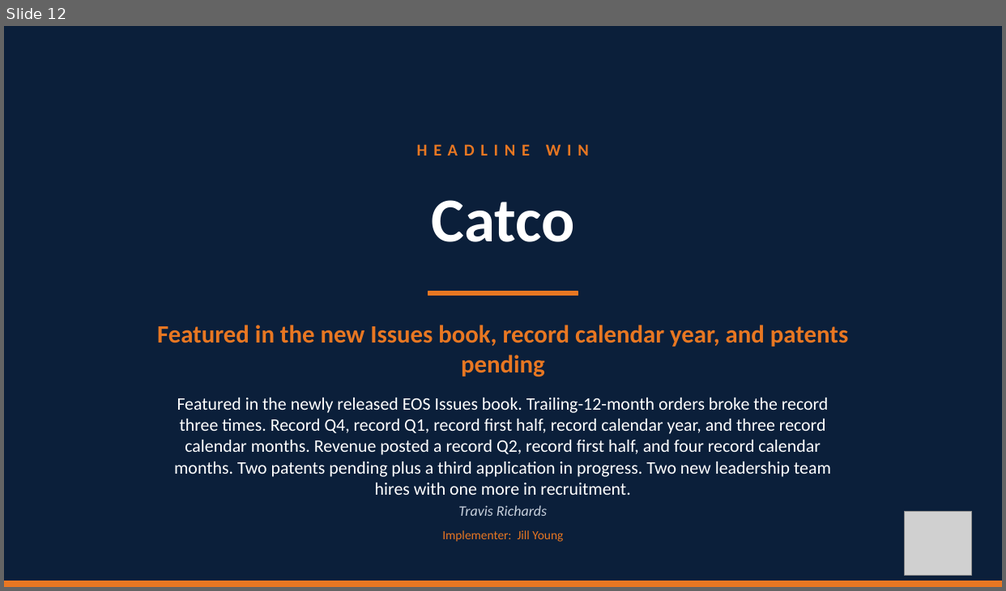
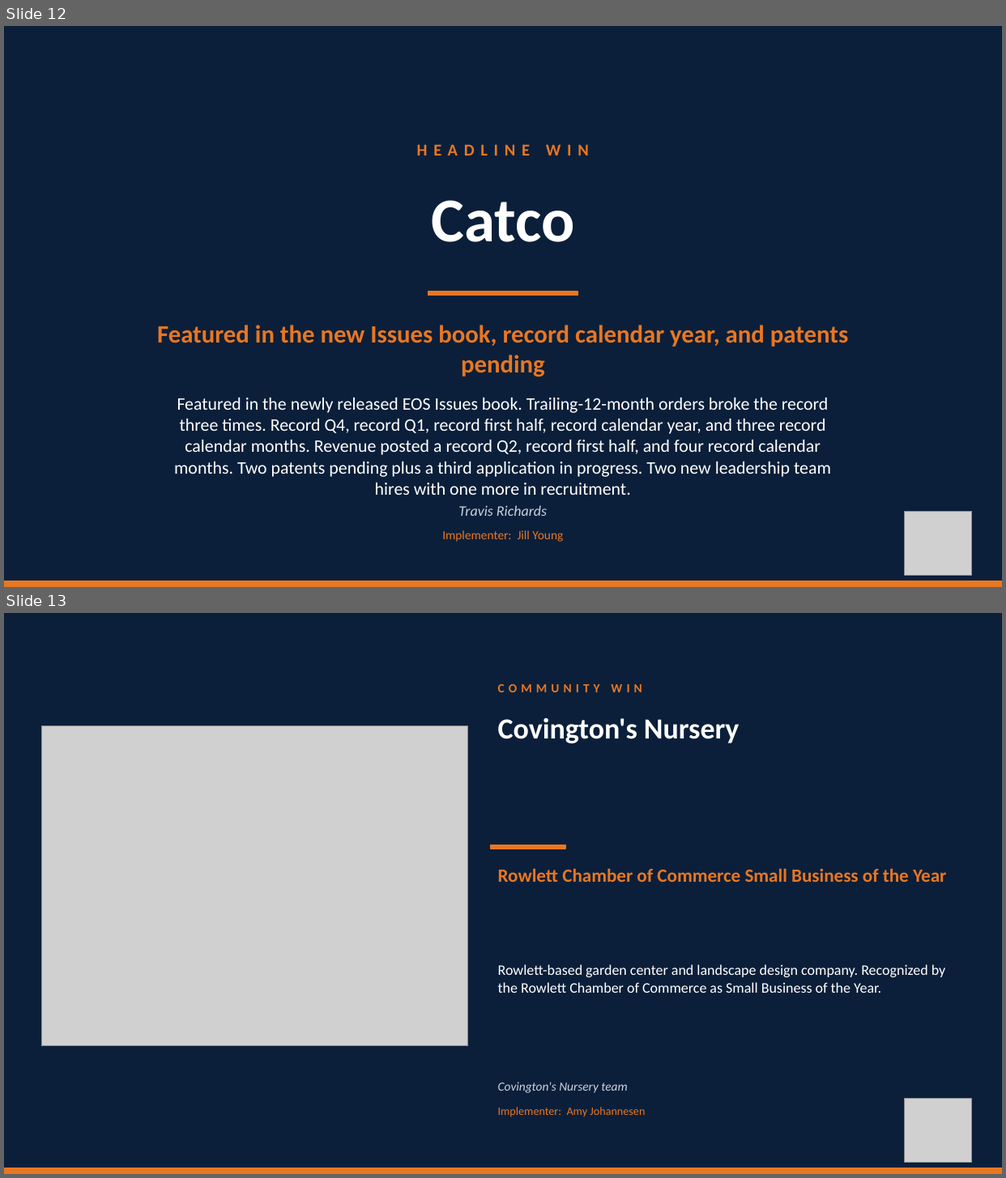
Before and after one commit to TicoRicoRay/wroe-dallas-2026, a slide deck: deliverables/celebrations-loop/Celebrations-Loop.pptx. Shown one above the other, each under a label of ours: slide 12 before the commit, slides 12 and 13 after it. The pictures are 1006x591 and 1006x1178 pixels, drawn with LibreOffice and Linux fonts; fonts in the diff are those of the drawing; grey boxes stand for pictures. Boxes give left, top, right and bottom in pixels: in the first picture for what was removed or moved away, otherwise in the second. Text is boxed around its words. In the diff, an @@ line names an element or a change of style, - is before the commit and + after.

Commit message:
celebrations-loop: add Covington's Nursery (Rowlett Chamber Small Business of the Year)
Amy Johannesen forwarded on Sep 9 and Sep 10. Team photo + Amy as implementer.
Loop now 26 customers (was 25). Slide 13 alphabetically, between Catco and Crowther.

```diff
--- a/deliverables/celebrations-loop/Celebrations-Loop.pptx
+++ b/deliverables/celebrations-loop/Celebrations-Loop.pptx
@@ slide 13 added at (x1=4, y1=613, x2=1002, y2=1174), background #0B1F3A @@
@@ text added at (x1=498, y1=684, x2=641, y2=692), 12 pt, text #E87722, bold @@
+COMMUNITY WIN
@@ picture added at (x1=41, y1=726, x2=468, y2=1046) @@
@@ text added at (x1=498, y1=718, x2=739, y2=743), 28 pt, text #FFFFFF, bold @@
+Covington's Nursery
@@ rectangle added at (x1=491, y1=845, x2=565, y2=849), fill #E87722, outline #E87722 1 pt @@
@@ text added at (x1=498, y1=868, x2=946, y2=882), 18 pt, text #E87722, bold @@
+Rowlett Chamber of Commerce Small Business of the Year
@@ text added at (x1=498, y1=965, x2=945, y2=993), 14 pt, text #FFFFFF @@
+Rowlett-based garden center and landscape design company. Recognized by the Rowlett Chamber of Commerce as Small Business of the Year.
@@ text added at (x1=498, y1=1082, x2=627, y2=1093), 12 pt, text #C9D2DE, italic @@
+Covington's Nursery team
@@ text added at (x1=498, y1=1107, x2=645, y2=1118), 11 pt, text #E87722 @@
+Implementer: Amy Johannesen
@@ picture added at (x1=905, y1=1099, x2=972, y2=1162) @@
@@ rectangle added at (x1=4, y1=1169, x2=1002, y2=1174), fill #E87722, outline #E87722 1 pt @@
```
Also in this commit, not shown: 6 other files.
